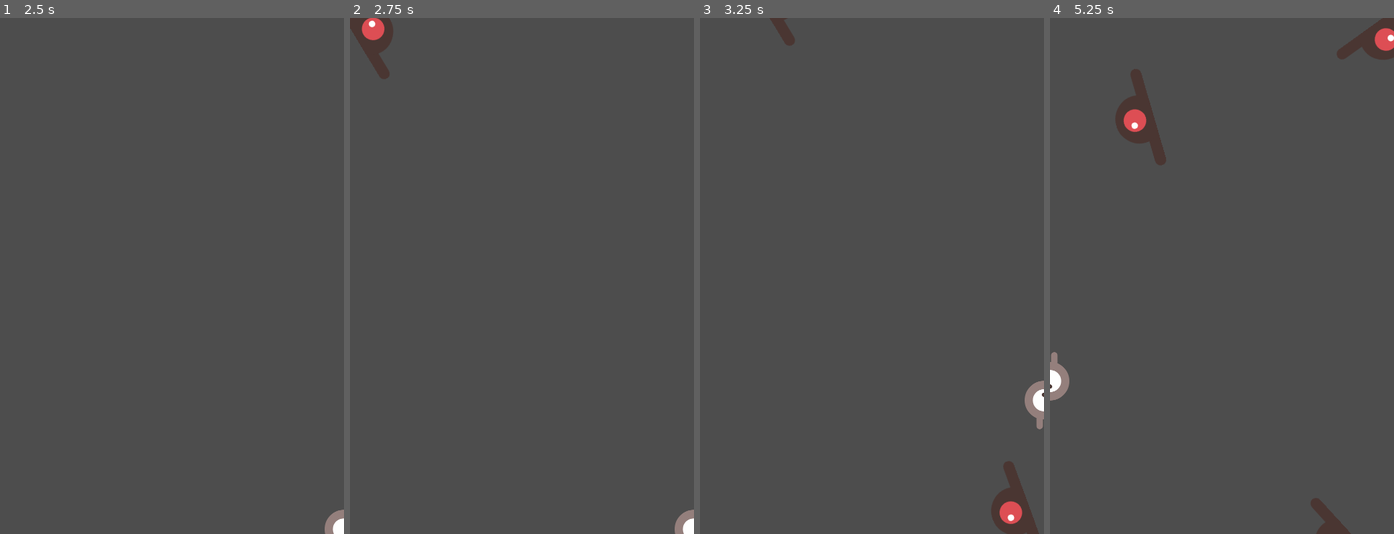
Above: before the commit, frames 1-4 (left to right).
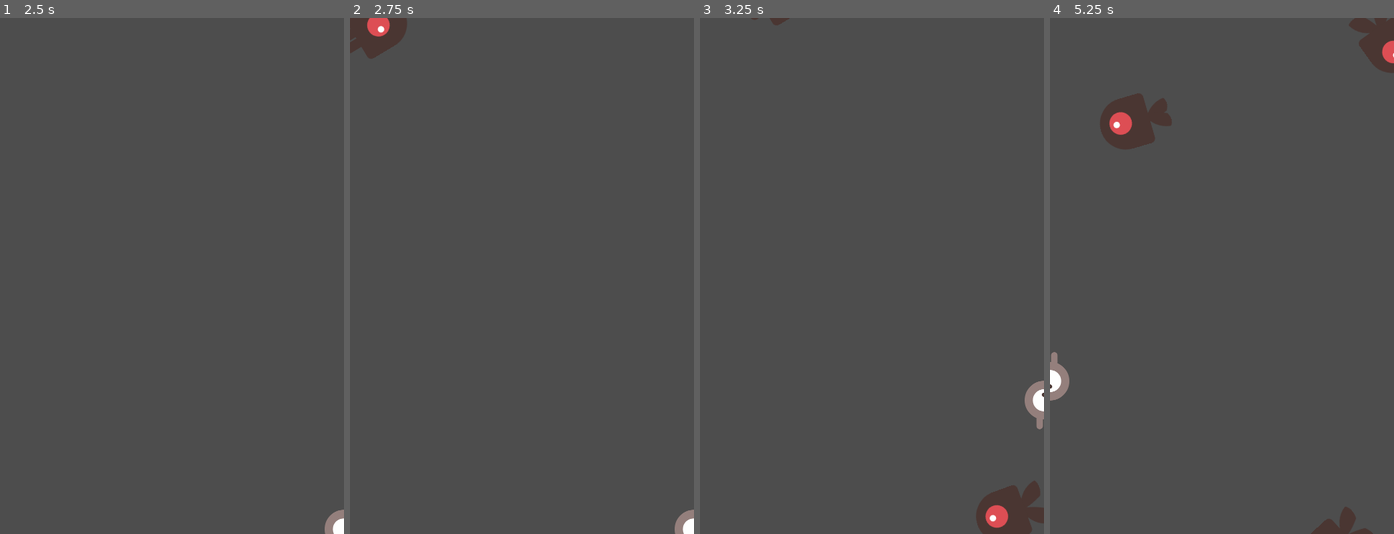
Above: after the commit, the same moments.

Repository: shrutidewan/tilde_gamedev
Game: Godot game, scene res://main.tscn
Same seed, same stepped clock (60 frames per second), same inputs: the game is played once before the commit and once after it.
Inputs:
- Up to frame 1 (2.5 s): tap Enter at 0.5 s; hold Right (move_right) 0.53-1.28 s; hold Down (move_down) 1.28-2.03 s; hold Right (move_right) from 2.03 s (still down)
- Up to frame 2 (2.75 s): keep holding Right (move_right)
- Up to frame 3 (3.25 s): release Right (move_right) at 2.78 s; hold Up (move_up) from 2.78 s (still down)
- Up to frame 4 (5.25 s): release Up (move_up) at 3.53 s; hold Left (move_left) 3.53-5.03 s; hold Down (move_down) from 5.03 s (still down)

Frame 1 is identical in both runs. In frame 2, 0.6% of the frame differs, in the area x 0-17%, y 0-12%; in frame 3, 1.2%; in frame 4, 2.4%, in the area x 14-100%, y 0-100%.
Error before the commit: Invalid assignment of property or key 'disabled' with value of type 'bool' on a base object of type 'null instance'. (res://player.gd:54)

Commit message:
edit main game scene

Diff:
--- a/dodge_the_creeps/mob.tscn
+++ b/dodge_the_creeps/mob.tscn
@@ -49,6 +49,7 @@
 [node name="Mob" type="RigidBody2D"]
 collision_mask = 0
 gravity_scale = 0.0
+script = ExtResource("7_6s5sr")
 
 [node name="AnimatedSprite2D" type="AnimatedSprite2D" parent="."]
 scale = Vector2(0.75, 0.75)
@@ -60,7 +61,6 @@
 [node name="CollisionShape2D" type="CollisionShape2D" parent="."]
 rotation = 1.5708
 shape = SubResource("CapsuleShape2D_a6gbt")
-script = ExtResource("7_6s5sr")
 
 [node name="VisibleOnScreenNotifier2D" type="VisibleOnScreenNotifier2D" parent="."]
 
--- a/dodge_the_creeps/player.tscn
+++ b/dodge_the_creeps/player.tscn
@@ -36,7 +36,8 @@
 sprite_frames = SubResource("SpriteFrames_gmsnk")
 animation = &"walk"
 
-[node name="CollisionShape2D" type="CollisionShape2D" parent="AnimatedSprite2D"]
+[node name="CollisionShape2D" type="CollisionShape2D" parent="."]
+scale = Vector2(0.5, 0.5)
 shape = SubResource("CapsuleShape2D_mgodc")
 
 [connection signal="body_entered" from="." to="." method="_on_body_entered"]
